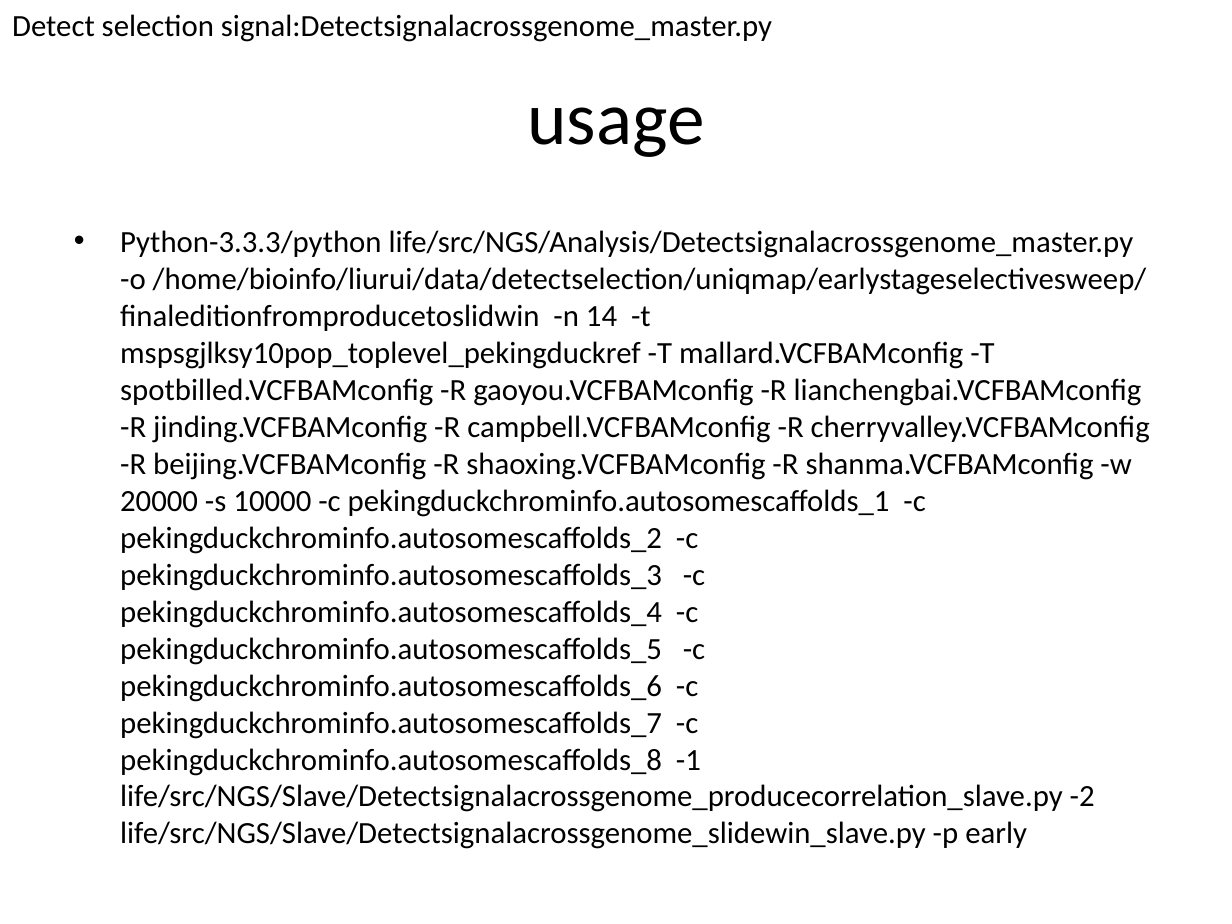
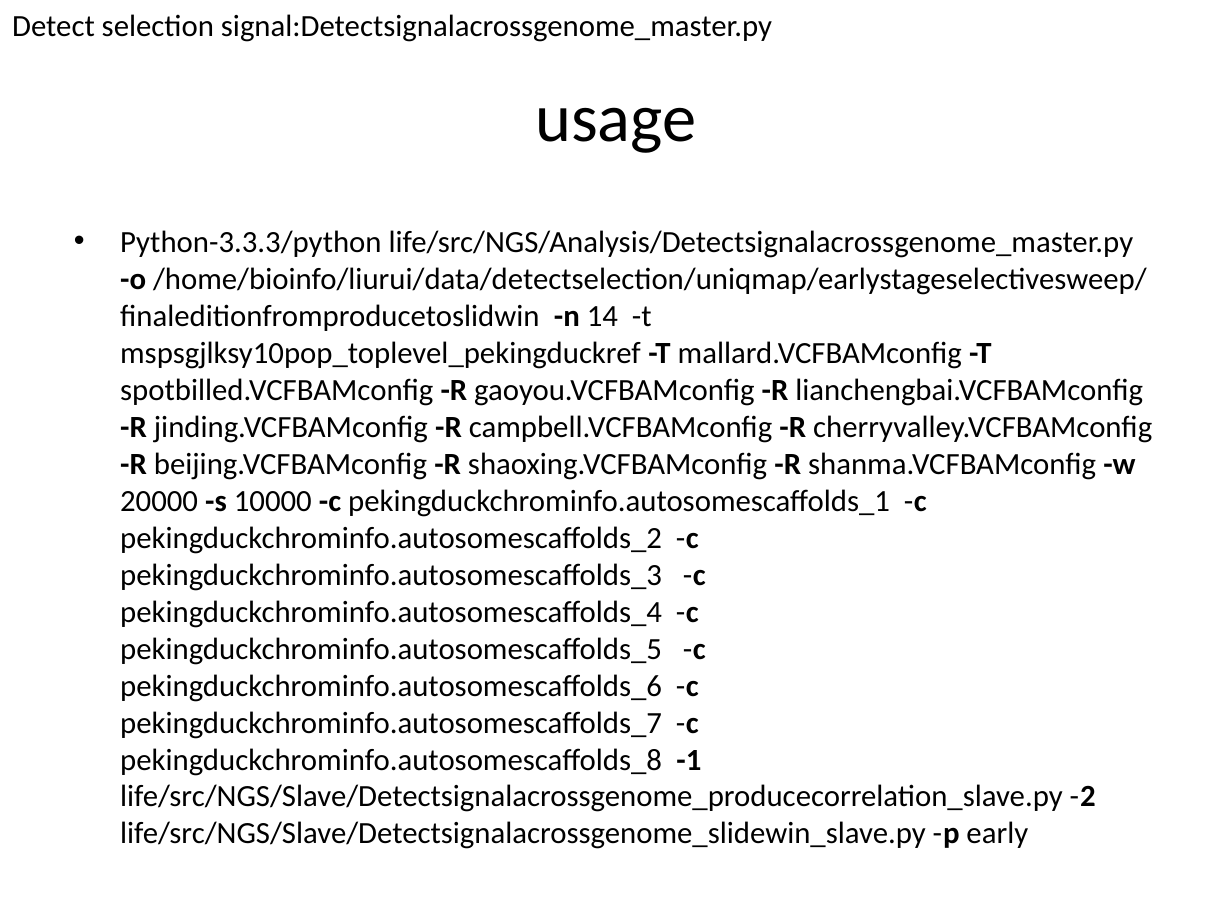
Before and after one commit to vitogump/lifelit, a slide deck: slide 13 of userGuide.pptx (slide 9 before the commit). Drawn at 1232x924 pixels with LibreOffice and Linux fonts; fonts in the diff are those of the drawing. Boxes give left, top, right and bottom in pixels: in the first picture for what was removed or moved away, otherwise in the second. Text is boxed around its words. In the diff, an @@ line names an element or a change of style, - is before the commit and + after.

```diff
--- a/userGuide.pptx
+++ b/userGuide.pptx
@@ title "usage" at box(535, 107, 696, 153): size 44 to 40 pt @@
@@ text "Python-3.3.3/python life/src/NGS/Analysis/Detectsignalacross ..." at box(120, 230, 1152, 849): bold on in "-o -n -T -T -R -R -R ..." @@
```
Also in this commit, not shown: 8 other slides changed, 8 slides added, 2 slides removed, 3 other files.
